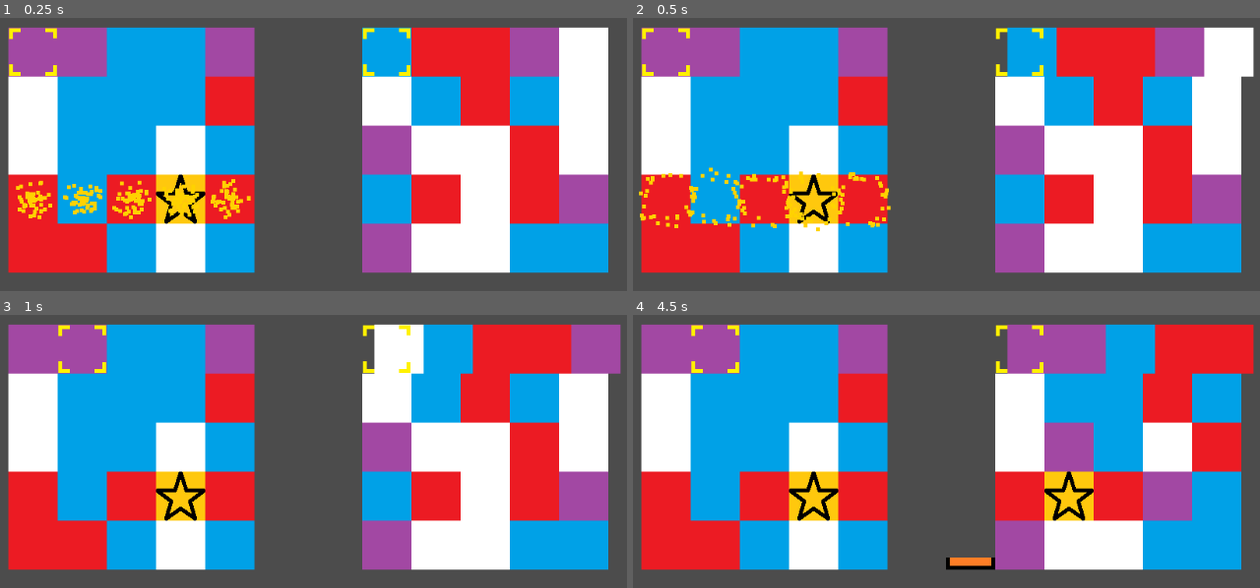
Above: before the commit, frames 1-4 (two rows, left to right).
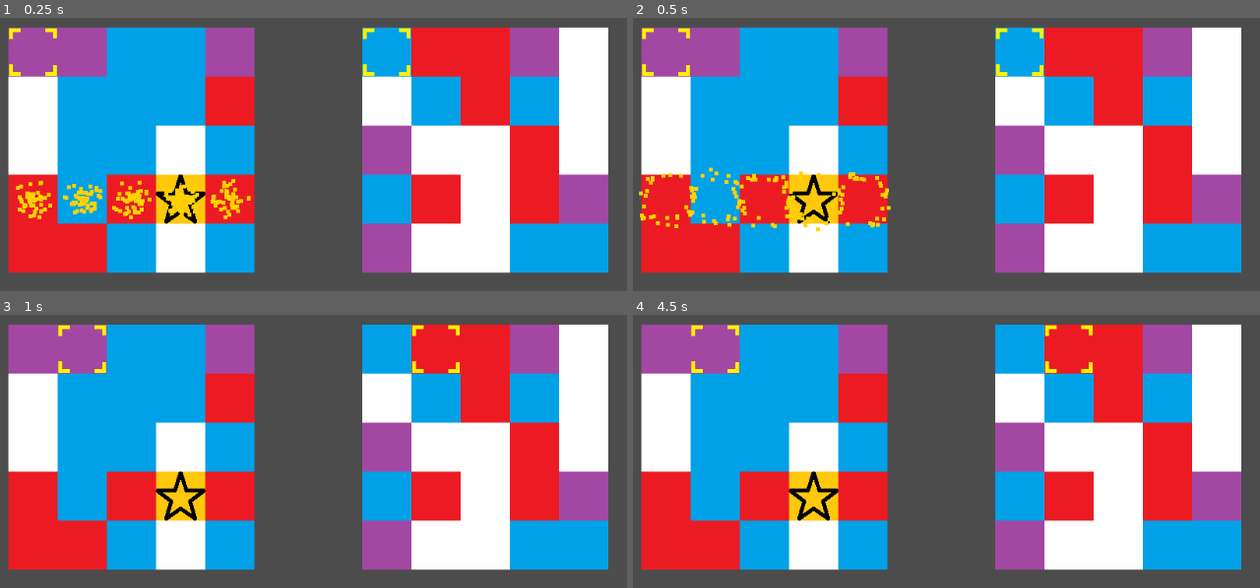
Above: after the commit, the same moments.

Repository: NolanWhitecotton/TilsVersus
Game: Godot game, scene res://Objects/Game/game.tscn
The game is run twice, just before and just after one commit, with the same random seed, the same clock (stepped at 60 frames per second) and the same inputs.
Inputs:
- Up to frame 1 (0.25 s): no input
- Up to frame 2 (0.5 s): no input
- Up to frame 3 (1 s): tap Enter (ui_accept) at 0.5, 0.77 s; hold D (cursor_right) from 0.53 s (still down); tap Shift (select_move) at 0.6 s
- Up to frame 4 (4.5 s): release D (cursor_right) at 1.28 s; hold S (cursor_down) 1.28-2.03 s; tap Shift (select_move) every 0.75 s from 1.35 to 4.35 s; tap Enter (ui_accept) at 1.52, 3.02, 3.77 s; hold D (cursor_right) 2.03-2.78 s; hold W (cursor_up) 2.78-3.53 s; hold A (cursor_left) from 3.53 s (still down)

Frame 1 is identical in both runs. In frame 2, 1.8% of the frame differs, in the area x 57-100%, y 3-22%; in frame 3, 6.5%; in frame 4, 26%, in the area x 49-100%, y 3-94%.

Commit message:
Allow the cookie to handle its own animation

Diff:
--- a/YoshisCookie/Objects/Board/board.gd
+++ b/YoshisCookie/Objects/Board/board.gd
@@ -23,10 +23,7 @@
 enum LineSign {POSITIVE=1, NEGATIVE=-1}
 
 #moving animation stuff
-var moving_animation_progress=0
-var animation_line_type
-var animation_line_direction
-var animation_line_position
+var moving_animation_progress=0 #TODO query all the cookies to see if they are moving
 
 var ai_completing_color = -1
 var ai_line_type
@@ -61,7 +58,6 @@
 	find_node("health").value=0
 
 
-
 # Called when the node enters the scene tree for the first time.
 func _ready():
 	find_node("health").margin_left = health_x_offset
@@ -76,77 +72,56 @@
 
 
 # starts the cookie moving animation
-# TODO let the cookie handle its own animation
 func start_line_move(lineType, lineDirection, linePosition):
-	# TODO the animation should be tied to the frame delta
-	if(moving_animation_progress == 0):
-		# save the motion for the animation
-		animation_line_type = lineType
-		animation_line_direction = lineDirection
-		animation_line_position = linePosition
-
-		moving_animation_progress=1 #start the animation
-
-
-func finish_line_move():
-	# end animation
-	moving_animation_progress = 0
-
+	for i in range(BOARD_SIZE):
+		var wrap
+		if lineDirection == LineSign.POSITIVE:
+			wrap = i==BOARD_SIZE-1 #TODO this only works on positive directions
+		else:
+			wrap = i==0
+		if lineType==LineType.COLUMN:
+			var r = linePosition
+			var c = i
+			cookie_grid[r][c].start_move_animation(lineType, lineDirection, linePosition, wrap)
+		else:
+			var r = i
+			var c = linePosition
+			cookie_grid[r][c].start_move_animation(lineType, lineDirection, linePosition, wrap)
+	finish_line_move(lineType, lineDirection, linePosition)
+
+func finish_line_move(lineType, lineDirection, linePosition):
 	# TODO fix the lack of new cookie. At the begining of the
 	# animation spawn a fake cookie, move it too, then delete it
 	# this fix should probably be done by adding a script to cookie
 	# then letting the cookie handle its own moving
 
 	# update cookies
-	var posToWrap = 0 if animation_line_direction==LineSign.NEGATIVE else BOARD_SIZE-1
-	var posToWrapto = 0 if animation_line_direction==LineSign.POSITIVE else BOARD_SIZE-1
-
-	if(animation_line_type==LineType.ROW):
-		var tempCookie = cookie_grid[posToWrap][animation_line_position]
-		if(animation_line_direction==LineSign.POSITIVE): # if row positive
+	var posToWrap = 0 if lineDirection==LineSign.NEGATIVE else BOARD_SIZE-1
+	var posToWrapto = 0 if lineDirection==LineSign.POSITIVE else BOARD_SIZE-1
+
+	if(lineType==LineType.ROW):
+		var tempCookie = cookie_grid[posToWrap][linePosition]
+		if(lineDirection==LineSign.POSITIVE): # if row positive
 			for curCookie in range(BOARD_SIZE-2, -1, -1):
-				cookie_grid[curCookie+1][animation_line_position] = cookie_grid[curCookie][animation_line_position]
+				cookie_grid[curCookie+1][linePosition] = cookie_grid[curCookie][linePosition]
 		else: # if row negative
 			for curCookie in range(0, BOARD_SIZE-1, 1):
-				cookie_grid[curCookie][animation_line_position] = cookie_grid[curCookie+1][animation_line_position]
-		cookie_grid[posToWrapto][animation_line_position] = tempCookie
-
-		# wrap real edge cookie
-		tempCookie.position.x -= 64*BOARD_SIZE*animation_line_direction
+				cookie_grid[curCookie][linePosition] = cookie_grid[curCookie+1][linePosition]
+		cookie_grid[posToWrapto][linePosition] = tempCookie
+
 	else: #columns
-		var tempCookie = cookie_grid[animation_line_position][posToWrap]
-		if(animation_line_direction==LineSign.POSITIVE): # if col positive
+		var tempCookie = cookie_grid[linePosition][posToWrap]
+		if(lineDirection==LineSign.POSITIVE): # if col positive
 			for curCookie in range(BOARD_SIZE-2, -1, -1):
-				cookie_grid[animation_line_position][curCookie+1] = cookie_grid[animation_line_position][curCookie]
+				cookie_grid[linePosition][curCookie+1] = cookie_grid[linePosition][curCookie]
 		else: # if col negative
 			for curCookie in range(0, BOARD_SIZE-1, 1):
-				cookie_grid[animation_line_position][curCookie] = cookie_grid[animation_line_position][curCookie+1]
-		cookie_grid[animation_line_position][posToWrapto] = tempCookie
-
-		# wrap real edge cookie
-		tempCookie.position.y -= 64*BOARD_SIZE*animation_line_direction
+				cookie_grid[linePosition][curCookie] = cookie_grid[linePosition][curCookie+1]
+		cookie_grid[linePosition][posToWrapto] = tempCookie
 
 	# check for match
 	handle_line_match_detection()
 
-
-
-# controls the moving animations and moves the cookies
-func handle_animation_motion():
-	if moving_animation_progress != 0:
-		if moving_animation_progress == 5: # if animation should end
-			finish_line_move()
-		else: # if an animation is progress
-			moving_animation_progress += 1
-			for i in range(BOARD_SIZE):
-				if animation_line_type==LineType.COLUMN:
-					var r = animation_line_position
-					var c = i
-					cookie_grid[r][c].position.y+=16 * animation_line_direction
-				else:
-					var r = i
-					var c = animation_line_position
-					cookie_grid[r][c].position.x+=16 * animation_line_direction
 
 
 func get_all_possible_colors():
@@ -379,4 +354,3 @@
 # Called every frame. 'delta' is the elapsed time since the previous frame.
 func _process(delta):
 	handle_cursor_movement(delta)
-	handle_animation_motion()
--- a/YoshisCookie/Objects/Cookie/cookie.gd
+++ b/YoshisCookie/Objects/Cookie/cookie.gd
@@ -1,4 +1,4 @@
-extends Node
+extends Node2D
 
 class_name Cookie
 
@@ -11,6 +11,14 @@
 	preload("res://Objects/Cookie/white.png"),
 	preload("res://Objects/Cookie/gold.png")
 	]
+
+#moving animation stuff
+var moving_animation_progress=0
+var animation_line_type
+var animation_line_direction
+var animation_line_position
+var animation_wrap_after
+
 
 # Called when the node enters the scene tree for the first time.
 func _ready():
@@ -25,3 +33,38 @@
 
 func get_color():
 	return color
+
+
+func start_move_animation(lineType, lineDirection, linePosition, wrapAfter):
+	if(moving_animation_progress == 0):
+		# save the motion for the animation
+		animation_line_type = lineType
+		animation_line_direction = lineDirection
+		animation_line_position = linePosition
+		animation_wrap_after = wrapAfter
+
+		moving_animation_progress=1 #start the animation
+
+# controls the moving animations and moves the cookies
+func handle_animation_motion():
+	if moving_animation_progress != 0:
+		if moving_animation_progress == 5: # if animation should end
+			moving_animation_progress = 0
+			if(animation_wrap_after):
+				var wrapDistance = 64*5*animation_line_direction #TODO use Board.BOARD_SIZE
+				if animation_line_type==0:
+					position.x -= wrapDistance
+				else:
+					position.y -= wrapDistance
+		else: # if an animation is progress
+			moving_animation_progress += 1
+			if animation_line_type==1:#TODO use Board.LineType enum
+				position.y+=16 * animation_line_direction
+			else:
+				position.x+=16 * animation_line_direction
+
+func _process(delta):
+	handle_animation_motion()
+
+func is_animating():
+	return moving_animation_progress==0
--- a/YoshisCookie/Objects/Cookie/cookie.tscn
+++ b/YoshisCookie/Objects/Cookie/cookie.tscn
@@ -15,7 +15,7 @@
 scale = 5.0
 color = Color( 1, 0.827451, 0, 1 )
 
-[node name="Node" type="Node2D"]
+[node name="Node2D" type="Node2D"]
 script = ExtResource( 2 )
 __meta__ = {
 "_edit_group_": true
--- a/YoshisCookie/Objects/Game/game.tscn
+++ b/YoshisCookie/Objects/Game/game.tscn
@@ -14,7 +14,6 @@
 [node name="board2" parent="." instance=ExtResource( 1 )]
 position = Vector2( 613, 215 )
 health_x_offset = -96
-isAI = true
 
 [node name="VictoryText" type="RichTextLabel" parent="."]
 margin_left = 422.589
--- a/YoshisCookie/project.godot
+++ b/YoshisCookie/project.godot
@@ -14,7 +14,7 @@
 "language": "GDScript",
 "path": "res://Objects/Board/board.gd"
 }, {
-"base": "Node",
+"base": "Node2D",
 "class": "Cookie",
 "language": "GDScript",
 "path": "res://Objects/Cookie/cookie.gd"
